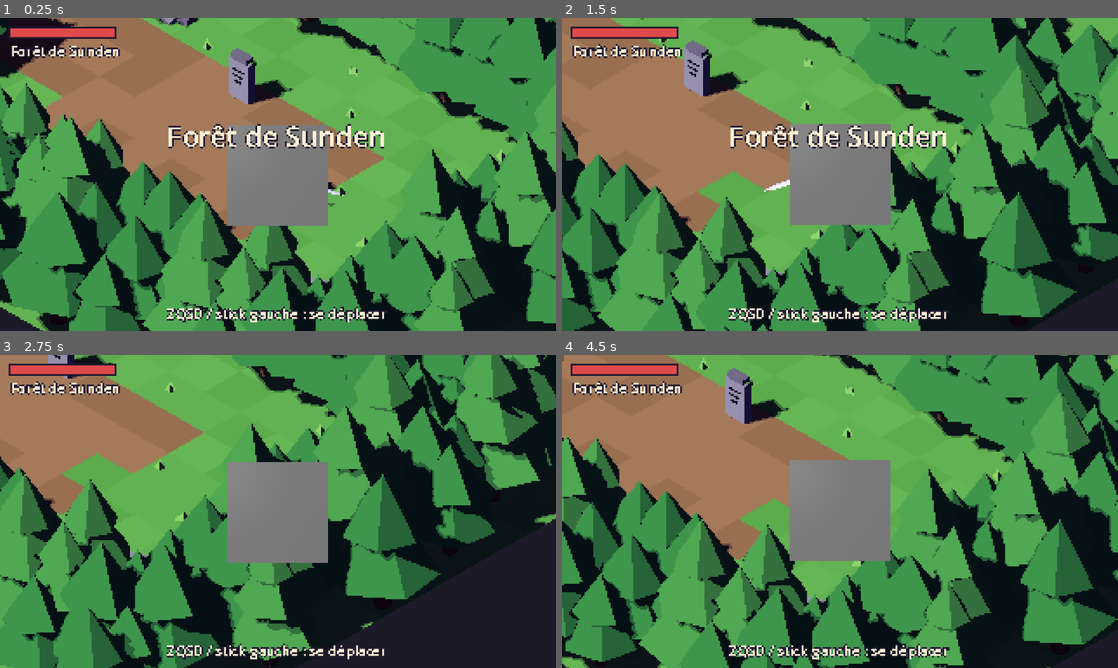
Above: before the commit, frames 1-4 (two rows, left to right).
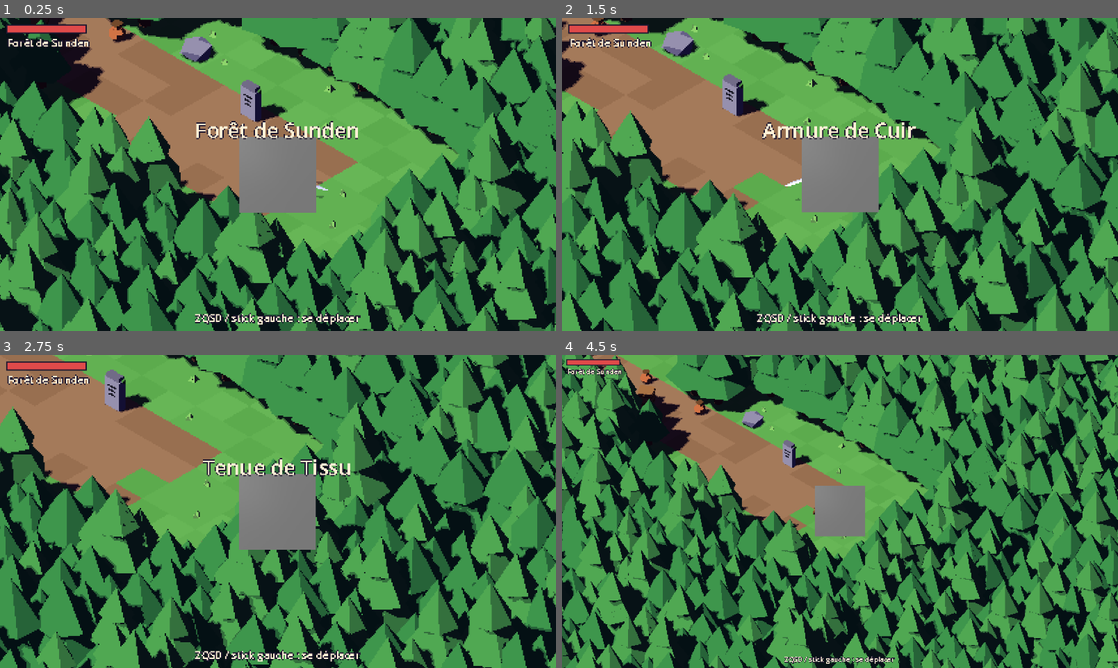
Above: after the commit, the same moments.

Repository: Jaxibi/sunden
Game: Godot game, scene res://scenes/main.tscn
Same seed, same stepped clock (60 frames per second), same inputs: the game is played once before the commit and once after it.
Inputs (mouse positions are in pixels of both pictures, inside the frame that each line leads up to):
- Up to frame 1 (0.25 s): no input
- Up to frame 2 (1.5 s): tap Enter at 0.5 s; move the mouse to (962, 158) at 0.52 s; hold D (move_right) 0.53-1.28 s; tap 1 (equip_1, bound only after the commit) at 0.6 s; click (962, 158) at 0.67 s; tap 2 (equip_2, bound only after the commit) at 0.8, 1.35 s; move the mouse to (728, 190) at 1.27 s; hold S (move_down) from 1.28 s (still down); click (728, 190) at 1.42 s
- Up to frame 3 (2.75 s): tap 3 (equip_3, bound only after the commit) at 1.55, 2.1 s; move the mouse to (333, 442) at 2.02 s; release S (move_down) at 2.03 s; hold D (move_right) from 2.03 s (still down); click (333, 442) at 2.17 s; tap Tab (equip_cycle, bound only after the commit) at 2.3 s
- Up to frame 4 (4.5 s): move the mouse to (812, 574) at 2.77 s; release D (move_right) at 2.78 s; hold W (move_up) 2.78-3.53 s; tap Tab (equip_cycle, bound only after the commit) at 2.85 s; click (812, 574) at 2.92 s; tap = (zoom_in, bound only after the commit) at 3.05 s; move the mouse to (1006, 558) at 3.52 s; hold = (zoom_in, bound only after the commit) 3.53-4.28 s; hold A (move_left) from 3.53 s (still down); click (1006, 558) at 3.67 s; tap - (zoom_out, bound only after the commit) at 3.8, 4.35 s; tap F11 (toggle_fullscreen, bound only after the commit) at 4.15 s; move the mouse to (673, 464) at 4.27 s; click (673, 464) at 4.42 s

The runs differ from the first frame. In frame 1, 55% of the frame differs, in the area x 0-100%, y 0-100%; in frame 2, 55%; in frame 3, 55%; in frame 4, 67%.

Commit message:
Affichage écran large (32:9), zoom par paliers et plein écran
- Rendu natif à largeur variable : l'image remplit tout l'écran
  (5120x1440 sans bandes noires), interface recentrée et ancrée en bas
- Zoom à la molette ou avec + / - : facteur entier, densité de pixels
  inchangée, hauteur native de 180 à 360 (240 au démarrage)
- Bordure de forêt et de roche autour de la carte pour les vues larges
- Démarrage en plein écran, F11 ou Alt+Entrée pour basculer

Inclut aussi les tenues du héros en cours (tissu, cuir, plates ;
Tab et 1 à 3 pour changer).

Co-Authored-By: Claude Opus 5.5 <noreply@anthropic.com>

Diff:
--- a/project.godot
+++ b/project.godot
@@ -24,6 +24,7 @@
 
 window/size/viewport_width=1280
 window/size/viewport_height=720
+window/size/mode=3
 
 [layer_names]
 
--- a/scripts/hero.gd
+++ b/scripts/hero.gd
@@ -5,9 +5,14 @@
 ## la touche, la traînée d'épée et la rotation du coup tournoyant.
 
 signal health_changed(hp: int, max_hp: int)
+signal armor_changed(set_name: String)
 signal died
 
 enum State { MOVE, ATTACK, DODGE, HURT, DEAD }
+enum ArmorSet { TISSU, CUIR, PLATES }
+
+const ARMOR_NODES := ["Equip_Tissu", "Equip_Cuir", "Equip_Plates"]
+const ARMOR_NAMES := ["Tenue de Tissu", "Armure de Cuir", "Harnois de Plates"]
 
 ## Durées en secondes = images Blender / 30 (préparation, coup actif, récupération).
 ## trail_from/trail_to : balayage de l'épée en degrés depuis l'avant (positif = vers la gauche).
@@ -35,6 +40,7 @@
 ## Cadence des animations (images par seconde). 0 = animation fluide.
 ## Une cadence basse donne l'aspect « image par image » du pixel art.
 @export var anim_fps := 15.0
+@export var armor_set: ArmorSet = ArmorSet.PLATES
 
 var hp := 0
 var state := State.MOVE
@@ -67,9 +73,25 @@
 	add_to_group("hero")
 	collision_mask = MASK_NORMAL
 	_mats = ToonMaterials.apply(model)
+	set_armor_set(armor_set, false)
 	_setup_animations()
 	_build_trails()
 	model.rotation.y = _yaw(facing)
+
+
+func set_armor_set(new_set: ArmorSet, fx := true) -> void:
+	armor_set = new_set
+	for i in ARMOR_NODES.size():
+		var n := model.find_child(ARMOR_NODES[i], true, false) as Node3D
+		if n:
+			n.visible = (i == int(armor_set))
+	if fx:
+		Juice.burst(global_position + Vector3.UP * 0.8, [Color("fff1d6"), Color("e8b83a")], 8, 3.0, 0.08)
+		armor_changed.emit(ARMOR_NAMES[int(armor_set)])
+
+
+func cycle_armor_set() -> void:
+	set_armor_set(((int(armor_set) + 1) % ARMOR_NODES.size()) as ArmorSet, true)
 
 
 # --------------------------------------------------------------------------- boucle
--- a/scripts/hud.gd
+++ b/scripts/hud.gd
@@ -46,8 +46,17 @@
 	_boss_fill = _rect(_boss_root, Vector2(x0, 153), Vector2(BOSS_BAR_W, 5), Color("b36ae0"))
 
 
-func set_pixel_scale(pixel_scale: int, origin: Vector2) -> void:
+## Échelle et largeur native (320 en 16:9, 640 en 32:9) : les éléments centrés suivent la largeur.
+func set_layout(pixel_scale: int, origin: Vector2, native: Vector2i) -> void:
 	transform = Transform2D(0.0, Vector2(pixel_scale, pixel_scale), 0.0, origin)
+	var w := float(native.x)
+	var h := float(native.y)
+	_banner.size.x = w
+	_banner.position.y = roundf(h * 0.31)
+	_hint.size.x = w - 8.0
+	_hint.position.y = h - 16.0
+	# barre conçue pour une image de 320x180 : centrée et collée en bas
+	_boss_root.position = Vector2(roundf((w - 320.0) * 0.5), h - 180.0)
 
 
 func set_health(hp: int, max_hp: int) -> void:
--- a/scripts/level/level_builder.gd
+++ b/scripts/level/level_builder.gd
@@ -130,6 +130,18 @@
 	return String(rows[z])[x]
 
 
+## Rendu au-delà de la carte (écrans larges) : on prolonge le bord, forêt ou roche.
+## Pas de collision ici : ces cases sont hors d'atteinte.
+const BORDER := 26                     # assez pour le zoom le plus éloigné en 32:9 (~44 m de large)
+
+
+func _render_cell(x: int, z: int) -> String:
+	if x >= 0 and x < width and z >= 0 and z < height:
+		return cell(x, z)
+	var edge := cell(clampi(x, 0, width - 1), clampi(z, 0, height - 1))
+	return "#" if edge == "#" else "T"
+
+
 func cell_center(x: int, z: int) -> Vector3:
 	return Vector3(x + 0.5, 0.0, z + 0.5)
 
@@ -172,7 +184,7 @@
 
 # --------------------------------------------------------------------------- sols
 func _ground_kind(x: int, z: int, depth := 0) -> String:
-	var c := cell(x, z)
+	var c := _render_cell(x, z)
 	if c == "." or c == "T":
 		return "herbe"
 	if c == ",":
@@ -189,9 +201,9 @@
 
 func _build_ground() -> void:
 	var tools := {}
-	for z in height:
-		for x in width:
-			var c := cell(x, z)
+	for z in range(-BORDER, height + BORDER):
+		for x in range(-BORDER, width + BORDER):
+			var c := _render_cell(x, z)
 			if c == "#" or c == " ":
 				continue
 			var kind := _ground_kind(x, z)
@@ -220,25 +232,25 @@
 
 # --------------------------------------------------------------------------- murs
 func _wall_height(x: int, z: int) -> float:
-	if cell(x, z) != "#":
+	if _render_cell(x, z) != "#":
 		return 0.0
 	# mur court s'il se trouve devant un sol (entre ce sol et la caméra, qui regarde vers -X -Z)
 	for d in [Vector2i(-1, 0), Vector2i(0, -1), Vector2i(-1, -1)]:
 		if _is_open(cell(x + d.x, z + d.y)):
 			return 0.5
-	var base := 1.15 if _zone_music(x, z) == "forest" else 1.9
+	var base := 1.15 if _zone_music(clampi(x, 0, width - 1), clampi(z, 0, height - 1)) == "forest" else 1.9
 	return base + float(_hash(x, z) % 4) * 0.08
 
 
 func _build_walls() -> void:
 	var tools := {}
-	for z in height:
-		for x in width:
-			if cell(x, z) != "#":
+	for z in range(-BORDER, height + BORDER):
+		for x in range(-BORDER, width + BORDER):
+			if _render_cell(x, z) != "#":
 				continue
 			var h := _wall_height(x, z)
 			var hs := _hash(x, z)
-			var forest := _zone_music(x, z) == "forest"
+			var forest := _zone_music(clampi(x, 0, width - 1), clampi(z, 0, height - 1)) == "forest"
 			var top := "mousse" if hs % 9 == 0 else ("ruine" if forest else "sommet")
 			var side := "ruine" if forest else ("mur1" if hs % 2 else "mur2")
 			_quad(_tool(tools, top), Vector3(x, h, z), Vector3(x + 1, h, z), Vector3(x + 1, h, z + 1),
@@ -319,12 +331,13 @@
 func _build_vegetation() -> void:
 	var trees := {"P_Arbre": [], "P_Arbre2": []}
 	var tufts: Array = []
-	for z in height:
-		for x in width:
-			var c := cell(x, z)
+	for z in range(-BORDER, height + BORDER):
+		for x in range(-BORDER, width + BORDER):
+			var c := _render_cell(x, z)
 			if c == "T":
+				# lisière pleine près des chemins, forêt un peu plus clairsemée au loin
 				var dist := _distance_to_open(x, z, 3)
-				if dist > 3 or (dist == 3 and _hash(x, z) % 5 < 2):
+				if dist > 3 and _hash(x, z) % 7 == 0:
 					continue
 				var t := Transform3D(Basis(Vector3.UP, _rng.randf() * TAU).scaled(Vector3.ONE * _rng.randf_range(0.85, 1.3)),
 					cell_center(x, z) + Vector3(_rng.randf_range(-0.2, 0.2), 0, _rng.randf_range(-0.2, 0.2)))
--- a/scripts/main.gd
+++ b/scripts/main.gd
@@ -5,7 +5,14 @@
 ##   --screenshot=chemin.png   visite du niveau en captures (chemin_1.png, chemin_2.png...) puis quitte
 ##   --selftest                parcours automatique (objets, 1re salle, boss) avec bilan, puis quitte
 
-const NATIVE := Vector2i(320, 180)
+## Zoom : la densité (pixels par mètre) ne change jamais ; zoomer change le facteur d'agrandissement
+## entier, donc la taille de l'image native et la portion du monde visible.
+## Hauteur native entre 180 (le plus proche) et 360 (le plus éloigné) ; la largeur suit l'écran.
+## Exemple en 5120x1440 (32:9) : x8 = 640x180, x6 = 854x240 (par défaut), x4 = 1280x360.
+const NEAREST_NATIVE_H := 180
+const FARTHEST_NATIVE_H := 360
+const DEFAULT_NATIVE_H := 240.0
+const MAX_ASPECT := 4.0                # au-delà de 4:1, bandes noires sur les côtés
 const MARGIN := 1                      # pixels en plus autour de l'image pour le décalage sous-pixel
 const RESPAWN_DELAY := 3.0
 
@@ -18,6 +25,9 @@
 @onready var hud: Hud = $HUD
 
 var pixel_scale := 4
+var native := Vector2i(320, 180)
+## Hauteur native souhaitée (garde le même zoom quand la fenêtre change de taille).
+var zoom_height := DEFAULT_NATIVE_H
 var checkpoint := Vector3.ZERO
 
 var _base_pos := Vector2.ZERO
@@ -39,6 +49,7 @@
 	camera.snap()
 
 	hero.health_changed.connect(hud.set_health)
+	hero.armor_changed.connect(func(set_name: String): hud.announce(set_name, 1.4))
 	hero.died.connect(_on_hero_died)
 	hud.set_health(hero.hp, hero.max_hp)
 	level.zone_changed.connect(func(zone): hud.set_zone(String(zone["name"])))
@@ -52,6 +63,10 @@
 	Sound.play_ambience("forest_ambience")
 
 	for arg in OS.get_cmdline_user_args():
+		if arg.begins_with("--zoom-height="):          # tests : hauteur native voulue (180 à 360)
+			zoom_height = float(arg.get_slice("=", 1))
+			_layout()
+	for arg in OS.get_cmdline_user_args():
 		if arg.begins_with("--screenshot="):
 			_shot_path = arg.get_slice("=", 1)
 			_run_tour()
@@ -61,21 +76,64 @@
 
 func _process(delta: float) -> void:
 	display.position = _base_pos + camera.subpixel * pixel_scale
+	if Input.is_action_just_pressed("toggle_fullscreen"):
+		_toggle_fullscreen()
+	if Input.is_action_just_pressed("equip_cycle"):
+		hero.cycle_armor_set()
+	elif Input.is_action_just_pressed("equip_1"):
+		hero.set_armor_set(Hero.ArmorSet.TISSU)
+	elif Input.is_action_just_pressed("equip_2"):
+		hero.set_armor_set(Hero.ArmorSet.CUIR)
+	elif Input.is_action_just_pressed("equip_3"):
+		hero.set_armor_set(Hero.ArmorSet.PLATES)
 	if hero.state == Hero.State.DEAD:
 		_respawn_in -= delta
 		if _respawn_in <= 0.0 or (_respawn_in < RESPAWN_DELAY - 0.8 and Input.is_action_just_pressed("restart")):
 			_respawn()
 
 
-## Facteur d'agrandissement entier le plus grand qui tient dans la fenêtre.
+func _unhandled_input(event: InputEvent) -> void:
+	# la molette envoie appui et relâchement dans la même image : on lit l'événement lui-même
+	if event.is_action_pressed("zoom_out"):
+		_zoom(1)
+	elif event.is_action_pressed("zoom_in"):
+		_zoom(-1)
+
+
+## Facteurs d'agrandissement entiers possibles pour cette fenêtre, du plus proche au plus éloigné.
+func _zoom_scales() -> Vector2i:
+	var h := float(get_tree().root.size.y)
+	return Vector2i(maxi(1, int(h / NEAREST_NATIVE_H)), maxi(1, int(ceil(h / FARTHEST_NATIVE_H))))
+
+
+## `step` > 0 : dézoomer (facteur plus petit, plus de monde visible).
+func _zoom(step: int) -> void:
+	var r := _zoom_scales()
+	var s := clampi(pixel_scale - step, r.y, r.x)
+	if s == pixel_scale:
+		return
+	zoom_height = float(get_tree().root.size.y) / s
+	_layout()
+
+
+## Facteur entier tiré du zoom choisi, puis image native qui remplit toute la fenêtre.
 func _layout() -> void:
 	var win := Vector2(get_tree().root.size)
-	pixel_scale = maxi(1, int(minf(win.x / NATIVE.x, win.y / NATIVE.y)))
+	var r := _zoom_scales()
+	pixel_scale = clampi(roundi(win.y / zoom_height), r.y, r.x)
+	var nh := int(ceil(win.y / pixel_scale))
+	native = Vector2i(mini(int(ceil(win.x / pixel_scale)), int(nh * MAX_ASPECT)), nh)
 	display.stretch_shrink = pixel_scale
-	display.size = Vector2(NATIVE + Vector2i(MARGIN, MARGIN) * 2) * pixel_scale
-	var origin := ((win - Vector2(NATIVE) * pixel_scale) * 0.5).floor()
+	display.size = Vector2(native + Vector2i(MARGIN, MARGIN) * 2) * pixel_scale
+	var origin := ((win - Vector2(native) * pixel_scale) * 0.5).floor()
 	_base_pos = origin - Vector2(MARGIN, MARGIN) * pixel_scale
-	hud.set_pixel_scale(pixel_scale, origin)
+	hud.set_layout(pixel_scale, origin, native)
+
+
+func _toggle_fullscreen() -> void:
+	var fs := DisplayServer.window_get_mode() in [DisplayServer.WINDOW_MODE_FULLSCREEN,
+		DisplayServer.WINDOW_MODE_EXCLUSIVE_FULLSCREEN]
+	DisplayServer.window_set_mode(DisplayServer.WINDOW_MODE_WINDOWED if fs else DisplayServer.WINDOW_MODE_FULLSCREEN)
 
 
 # --------------------------------------------------------------------------- déroulement
@@ -160,6 +218,9 @@
 		"move_left": [KEY_A, KEY_LEFT], "move_right": [KEY_D, KEY_RIGHT],
 		"move_up": [KEY_W, KEY_UP], "move_down": [KEY_S, KEY_DOWN],
 		"attack": [KEY_J], "dodge": [KEY_SPACE, KEY_K], "restart": [KEY_R],
+		"equip_cycle": [KEY_TAB], "equip_1": [KEY_1], "equip_2": [KEY_2], "equip_3": [KEY_3],
+		"toggle_fullscreen": [KEY_F11],
+		"zoom_in": [KEY_EQUAL, KEY_KP_ADD], "zoom_out": [KEY_MINUS, KEY_KP_SUBTRACT],
 	}
 	for action in keys:
 		if InputMap.has_action(action):
@@ -169,6 +230,14 @@
 			var ev := InputEventKey.new()
 			ev.physical_keycode = k
 			InputMap.action_add_event(action, ev)
+	for wheel in [[MOUSE_BUTTON_WHEEL_UP, "zoom_in"], [MOUSE_BUTTON_WHEEL_DOWN, "zoom_out"]]:
+		var ev := InputEventMouseButton.new()
+		ev.button_index = wheel[0]
+		InputMap.action_add_event(wheel[1], ev)
+	var alt_enter := InputEventKey.new()               # Alt+Entrée : plein écran, comme F11
+	alt_enter.physical_keycode = KEY_ENTER
+	alt_enter.alt_pressed = true
+	InputMap.action_add_event("toggle_fullscreen", alt_enter)
 	_add_axis("move_left", JOY_AXIS_LEFT_X, -1.0)
 	_add_axis("move_right", JOY_AXIS_LEFT_X, 1.0)
 	_add_axis("move_up", JOY_AXIS_LEFT_Y, -1.0)
--- a/scripts/toon_materials.gd
+++ b/scripts/toon_materials.gd
@@ -57,18 +57,19 @@
 		toon.set_shader_parameter("spec_threshold", 0.86)
 		toon.set_shader_parameter("rim_strength", 0.22)
 		toon.set_shader_parameter("rim_threshold", 0.72)
-	elif mat_name == "Acier" or mat_name == "Or":
+	elif mat_name in ["Acier", "AcierSombre", "Or"]:
+		toon.set_shader_parameter("outline_mask", 0.5)
 		toon.set_shader_parameter("spec_strength", 0.50)
 		toon.set_shader_parameter("spec_threshold", 0.76)
 		toon.set_shader_parameter("rim_strength", 0.22)
 		toon.set_shader_parameter("rim_threshold", 0.70)
-	elif mat_name in ["Peau", "Cheveux", "Tunique", "Cape", "Pantalon", "Os"]:
+	elif mat_name in ["Peau", "Cheveux", "Tunique", "TissuClair", "Cape", "CapeVerte", "Pantalon", "Os"]:
 		# Silhouette externe nette sans plis noirs internes sur le visage, les os et les étoffes
 		toon.set_shader_parameter("outline_mask", 0.5)
 		toon.set_shader_parameter("rim_strength", 0.15)
 		toon.set_shader_parameter("rim_threshold", 0.72)
-	elif mat_name == "Cuir" or mat_name == "Rouille":
+	elif mat_name in ["Cuir", "CuirClair", "BoisSombre", "Rouille"]:
 		toon.set_shader_parameter("outline_mask", 0.5)
-		toon.set_shader_parameter("spec_strength", 0.20)
+		toon.set_shader_parameter("spec_strength", 0.22)
 		toon.set_shader_parameter("spec_threshold", 0.78)
 	return toon
Binary file changed: assets/models/hero.glb
Binary file added: assets/models/hero_cuir.glb
Not shown, added: assets/models/hero_cuir.glb.import
Binary file added: assets/models/hero_plates.glb
Not shown, added: assets/models/hero_plates.glb.import
Binary file added: assets/models/hero_tissu.glb
Not shown, added: assets/models/hero_tissu.glb.import
Binary file changed: renders/heros_animations.png
Binary file added: renders/heros_equipements.png
Not shown, changed: blender/heros_anime.blend
